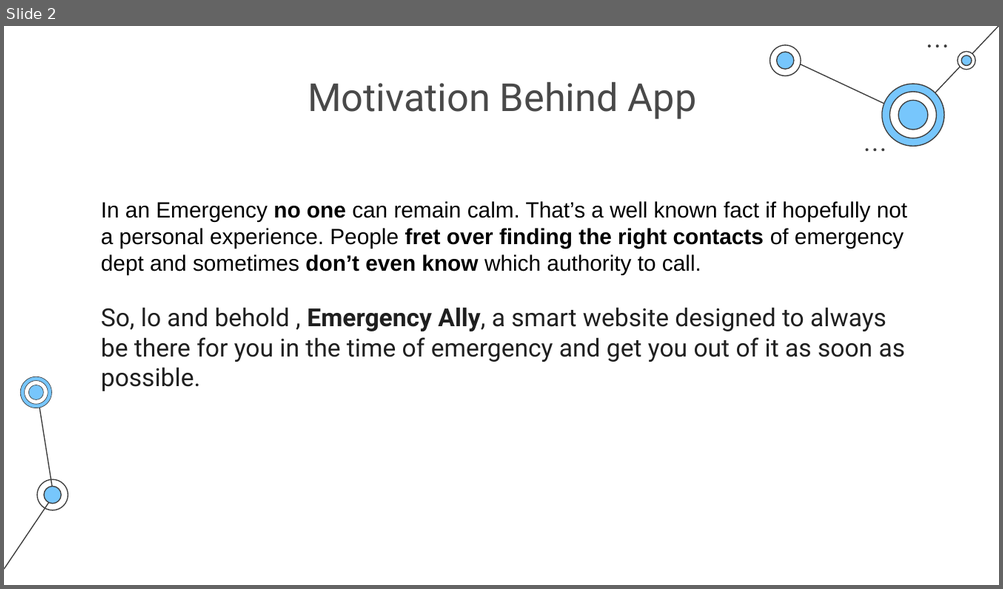
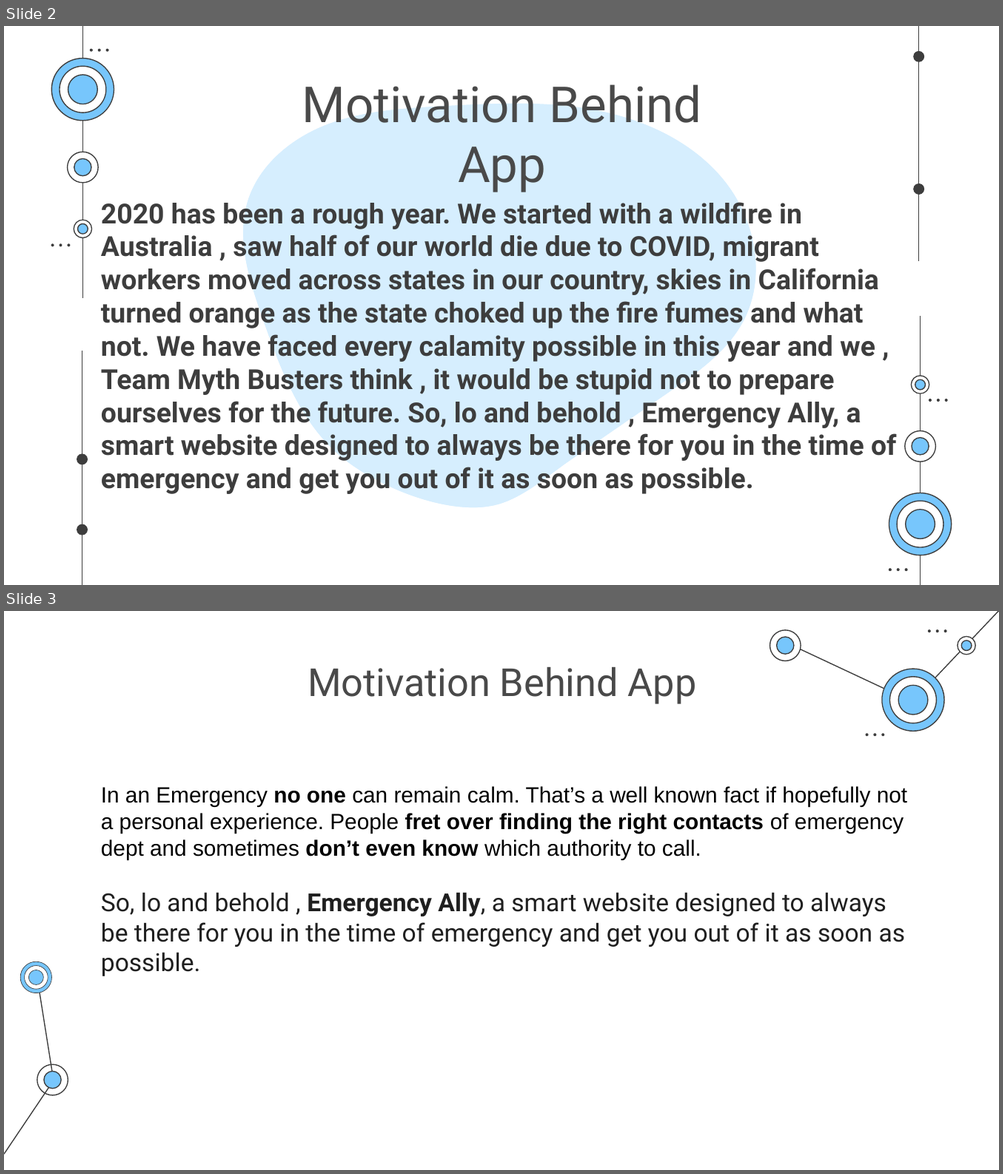
Before and after one commit to harshgeek4coder/Emergency-Ally, a slide deck: Emergency_Ally_Team_Myth_Busters.pptx. Shown one above the other, each under a label of ours: slide 2 before the commit, slides 2 and 3 after it. The pictures are 1003x589 and 1003x1174 pixels, drawn with LibreOffice and Linux fonts; fonts in the diff are those of the drawing. Boxes give left, top, right and bottom in pixels: in the first picture for what was removed or moved away, otherwise in the second. Text is boxed around its words. In the diff, an @@ line names an element or a change of style, - is before the commit and + after.

```diff
--- a/Emergency_Ally_Team_Myth_Busters.pptx
+++ b/Emergency_Ally_Team_Myth_Busters.pptx
@@ slide 2 added at [4,26,999,585], background #FFFFFF @@
@@ group added at [51,26,952,585]: 28 freeform shapes, 16 ellipses, 4 lines @@
@@ title added at [302,76,702,192], 36 pt, text #494949 @@
+Motivation Behind App
@@ freeform shape added at [236,104,767,507], fill #D6EEFE @@
@@ freeform shape added at [243,104,755,507], fill #D6EEFE @@
@@ text added at [101,198,896,496], 20 pt, text #3D3D3D, bold @@
+2020 has been a rough year. We started with a wildfire in Australia , saw half of our world die due to COVID, migrant workers moved across states in our country, skies in California turned orange as the state choked up the fire fumes and what not. We have faced every calamity possible in this year and we , Team Myth Busters think , it would be stupid not to prepare ourselves for the future. So, lo and behold , Emergency Ally, a smart website designed to always be there for you in the time of emergency and get you out of it as soon as possible.
@@ what was slide 2 is now slide 3 @@
```
Also in this commit, not shown: 2 other slides added.
